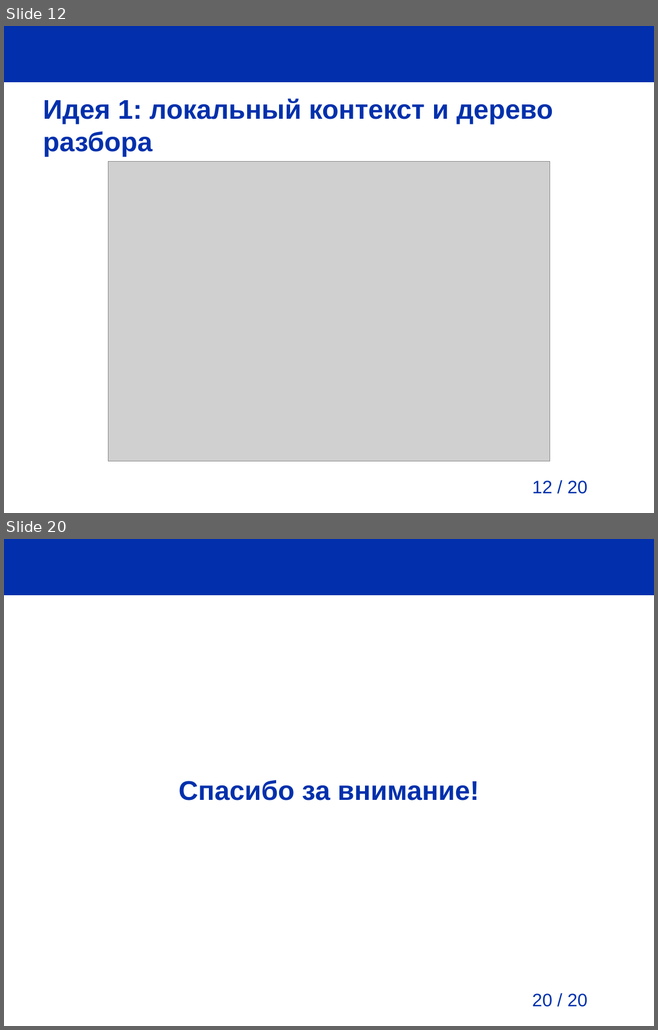
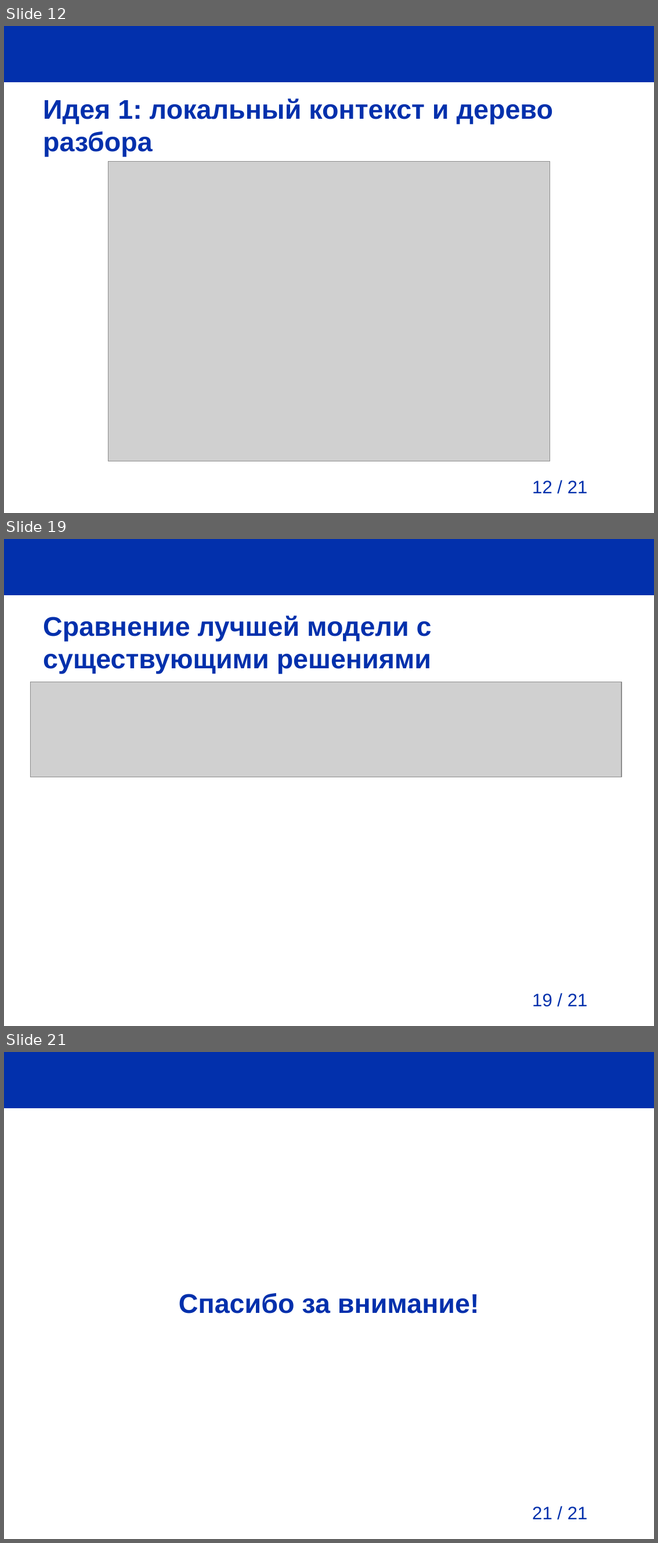
Before and after one commit to pva701/bachelor-thesis, a slide deck: presentation/presentation.odp. Shown one above the other, each under a label of ours: slides 12 and 20 before the commit, slides 12, 19 and 21 after it; the slides between them are not shown. The pictures are 658x1030 and 658x1543 pixels, drawn with LibreOffice and Linux fonts; fonts in the diff are those of the drawing; grey boxes stand for pictures; background and template pictures are left out. Boxes give left, top, right and bottom in pixels: in the first picture for what was removed or moved away, otherwise in the second. Text is boxed around its words. In the diff, an @@ line names an element or a change of style, - is before the commit and + after.

```diff
--- a/presentation/presentation.odp
+++ b/presentation/presentation.odp
@@ slide 19 added at (4, 539, 654, 1026), background #FFFFFF; not listed: 2 template elements that a slide beside it also shows @@
@@ title added at (43, 616, 431, 674), 30 pt, text #0230AC, bold @@
+Сравнение лучшей модели с существующими решениями
@@ picture added at (31, 682, 621, 777) @@
@@ page number at (532, 481, 587, 493): text changed @@
-12 / 20
+12 / 21
@@ what was slide 20 is now slide 21 @@
@@ page number at (532, 1507, 587, 1519): text changed @@
-20 / 20
+21 / 21
```
Also in this commit, not shown: 6 slides changed, 3 other slides added, 3 slides removed, 3 other files.
